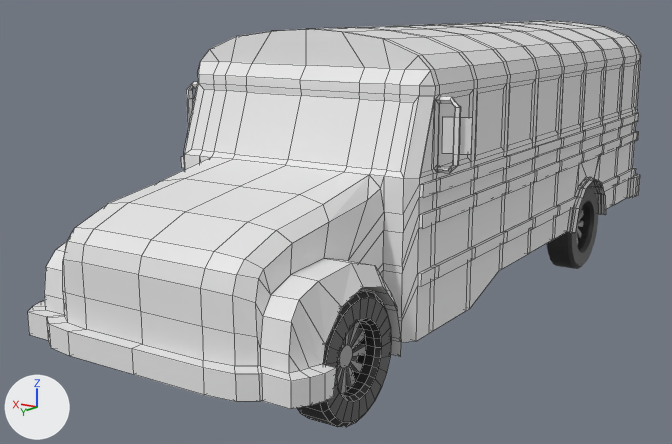
One commit to the Blender file cars.blend: the scene before it, then after it.
One viewpoint serves both versions: a 50 mm camera at (-7.83, 10.72, 5.1) aimed at (0.96, -2.71, 1.39). The lights are fixed; the arrows at lower left show +X, +Y and +Z. Mesh edges are drawn as thin lines on the coarser meshes.

Objects in the first picture: 'SchoolBusBody', 'SchoolBusTires1', 'SchoolBusTires2'.
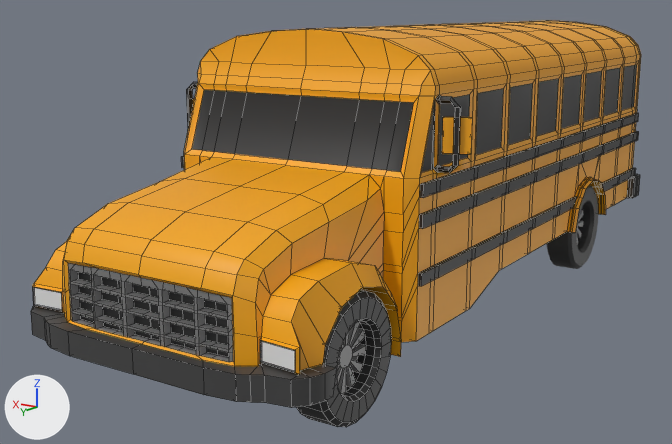
Location of each change, [x1, y1, x2, y2] in pixels of the pictures (672 x 444 px):
'SchoolBusBody', reshaped: before [28, 21, 641, 409]; after [31, 20, 641, 408]
part 1 of me_circle_007, built on: before [28, 260, 310, 409]; after [31, 260, 310, 408]
part 2 of me_circle_007, built on: before [567, 47, 641, 232]; after [550, 20, 641, 232]
part 3 of me_circle_007, built on: [197, 61, 449, 173] in both
part 4 of me_circle_007, recoloured (white to orange): [46, 21, 640, 368] in both
part 5 of me_circle_007, recoloured (white to black): [192, 65, 637, 173] in both
part 6 of me_circle_007, recoloured: [181, 82, 639, 286] in both
part 7 of me_circle_007, recoloured (white to black): [51, 174, 640, 406] in both

Diff of the bpy script that builds the scene:
```diff
--- a/cars.blend.py
+++ b/cars.blend.py
@@ mat_busblack @@
+mat_busblack = principled_material('BusBlack')
+mat_busblack.base_color = (0.0134, 0.0134, 0.0134)  # black #1f1f1f
@@ mat_bus @@
+mat_bus = principled_material('Bus')
+mat_bus.base_color = (0.896, 0.381, 0.0)  # orange #f3a600
@@ mat_busbumper @@
+mat_busbumper = principled_material('BusBumper')
+mat_busbumper.base_color = (0.055, 0.055, 0.055)  # black #424242
@@ me_circle_007 @@
 # used by ob_schoolbusbody; location = (0.0, 1.48, 0.85); rotation_euler = (0.0, 1.571, 0.0), in degrees (0, 90, 0)
-me_circle_007.from_pydata(...)  # 929 vertices, 882 faces, 1 loose edge; spans x -3.93..0.26, y -11.93..1.74, z -2.53..0.02
+me_circle_007.from_pydata(...)  # 1147 vertices, 1082 faces, 1 loose edge; spans x -3.93..0.26, y -11.93..1.74, z -2.53..0.0
+# me_circle_007 part 1
+# 6 vertices are removed from x -0.67..-0.25, y 1.34..1.57, z -2.03..0.0
+# 22 faces are deleted
+# 6 vertices move from x -0.25..0.08, y 1.51..1.54, z -2.18..-1.77 to x -0.25..0.08, y 1.48..1.62, z -2.16..-1.7
+# 106 vertices are added at x -1.08..-0.27, y 1.31..1.54, z -2.2..0.0
+# 26 new vertices lie (0.0, 0.13, -0.01) away from vertices in x -0.99..-0.39, y 1.37..1.41, z -1.29..-0.27
+# 5 new vertices lie (0.0, -0.01, -0.26) away from vertices in x -0.79..-0.39, y 1.51, z -1.04
+# 8 new vertices lie (0.0, -0.13, 0.0) away from vertices in x -0.79..-0.39, y 1.5..1.54, z -1.3..0.0
+# 5 new vertices lie (0.0, 0.0, -0.2) away from vertices in x -0.42..-0.28, y 1.41..1.54, z -0.34
+# 7 new vertices lie (0.0, 0.13, 0.0) away from vertices in x -0.98..-0.62, y 1.38..1.41, z -1.03..0.0
+# 15 new faces join them, mat_bus (orange #f3a600)
+# 1 new face joins them, mat_buswhitelight (light grey #e2e2e2)
+# 16 new faces join them, mat_busbumper (black #424242)
+# 99 new faces join them, mat_cargrill2_001 (grey #7a7a7a)
+# 5 new faces join them, mat_cargrill_001 (grey #949494)
+# 20 new faces join them, mat_cargrill3 (black #3f3f3f)
+# me_circle_007 part 2
+# 3 vertices are removed from x -3.42, y -11.58, z -0.98..0.02
+# 61 faces are deleted
+# 35 new vertices lie (0.0, 0.0, 0.46) away from vertices in x -1.54..0.26, y -11.93..-1.57, z -2.09
+# 22 new vertices lie (0.0, -0.06, 0.0) away from vertices in x -3.93..-0.09, y -11.58, z -2.21..0.0
+# 5 new vertices lie (0.0, -0.06, 0.0) away from vertices in x -3.93..-3.42, y -11.64, z -2.01..0.0
+# 16 new faces join them, mat_busblack (black #1f1f1f)
+# 89 new faces join them, mat_bus (orange #f3a600)
+# 14 new faces join them, mat_busbumper (black #424242)
+# me_circle_007 part 3
+# 9 faces are deleted
+# 3 vertices in x -3.22, y -1.8, z -1.93..-1.39 move by (0.0, -0.05, 0.0)
+# 2 vertices move from x -3.22, y -1.79, z -0.99..0.0 to x -3.22, y -1.85, z -0.99..0.0
+# 8 vertices are added at x -2.78..-2.32, y -2.2..-2.04, z -2.5..-2.19
+# 6 new faces join them, mat_busblack (black #1f1f1f)
+# 3 new faces join them, mat_carwindows_001 (black #2a2a2a)
+# 8 new faces join them, mat_bus (orange #f3a600)
+# me_circle_007 part 4: 461 faces spanning x -3.93..0.26, y -11.7..1.57, z -2.53..0.0 switch from no material to mat_bus (orange #f3a600)
+# me_circle_007 part 5: 17 faces spanning x -3.03..-2.09, y -11.66..-1.48, z -2.06..0.0 switch from no material to mat_carwindows_001 (black #2a2a2a)
+# me_circle_007 part 6: 201 faces spanning x -3.09..-0.54, y -11.75..-1.57, z -2.41..-0.85 switch from no material to mat_busblack (black #1f1f1f)
+# me_circle_007 part 7: 89 faces spanning x -1.89..0.08, y -11.93..1.74, z -2.39..0.0 switch from no material to mat_busbumper (black #424242)
+me_circle_007.materials.append(mat_busredlight)  # red #e73437
+me_circle_007.materials.append(mat_busorangelight)  # orange #e37a00
+me_circle_007.materials.append(mat_buswhitelight)  # light grey #e2e2e2
+me_circle_007.materials.append(mat_buswhitelight)  # light grey #e2e2e2
+me_circle_007.materials.append(mat_cargrill_001)  # grey #949494
+me_circle_007.materials.append(mat_cargrill2_001)  # grey #7a7a7a
+me_circle_007.materials.append(mat_cargrill3)  # black #3f3f3f
```
